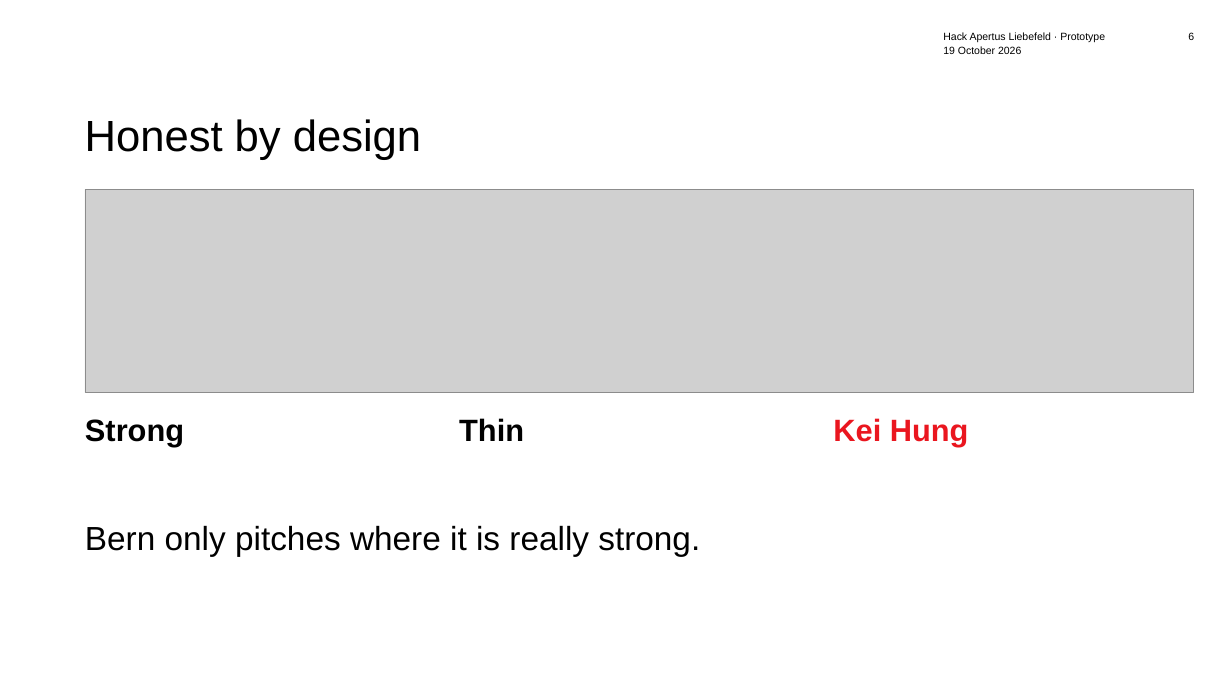
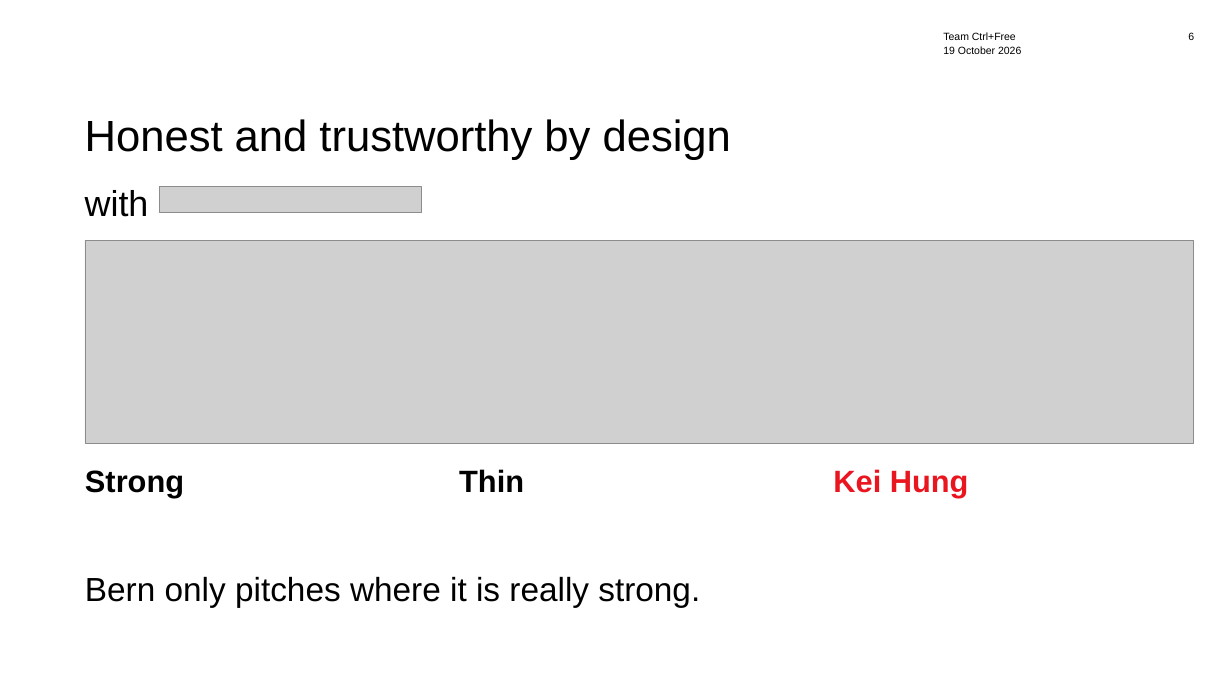
Before and after one commit to beSaif/mutz, a slide deck: slide 6 of research/Mutz_Pitch_lean_animated.pptx. Drawn at 1232x693 pixels with LibreOffice and Linux fonts; fonts in the diff are those of the drawing; grey boxes stand for pictures; background and template pictures are left out. Boxes give left, top, right and bottom in pixels: in the first picture for what was removed or moved away, otherwise in the second. Text is boxed around its words. In the diff, an @@ line names an element or a change of style, - is before the commit and + after.

```diff
--- a/research/Mutz_Pitch_lean_animated.pptx
+++ b/research/Mutz_Pitch_lean_animated.pptx
@@ text at (943, 32, 1016, 40): text changed @@
-Hack Apertus Liebefeld · Prototype
+Team Ctrl+Free
@@ title at (85, 119, 731, 160): text changed @@
-Honest by design
+Honest and trustworthy by design
@@ text added at (85, 190, 149, 217), 28 pt, text #000000 @@
+with
@@ picture added at (160, 187, 421, 213) @@
@@ 4 texts, 1 picture: place and size @@
-4 texts, 1 picture at (85, 189, 1194, 557)
+4 texts, 1 picture at (85, 240, 1194, 607)
```
Also in this commit, not shown: 19 other slides changed, 1 other file.
